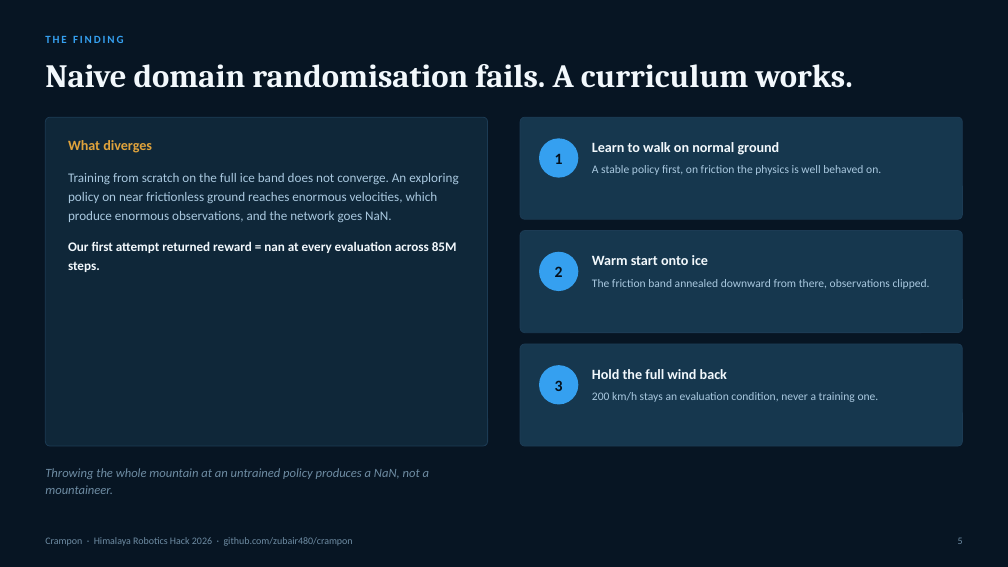
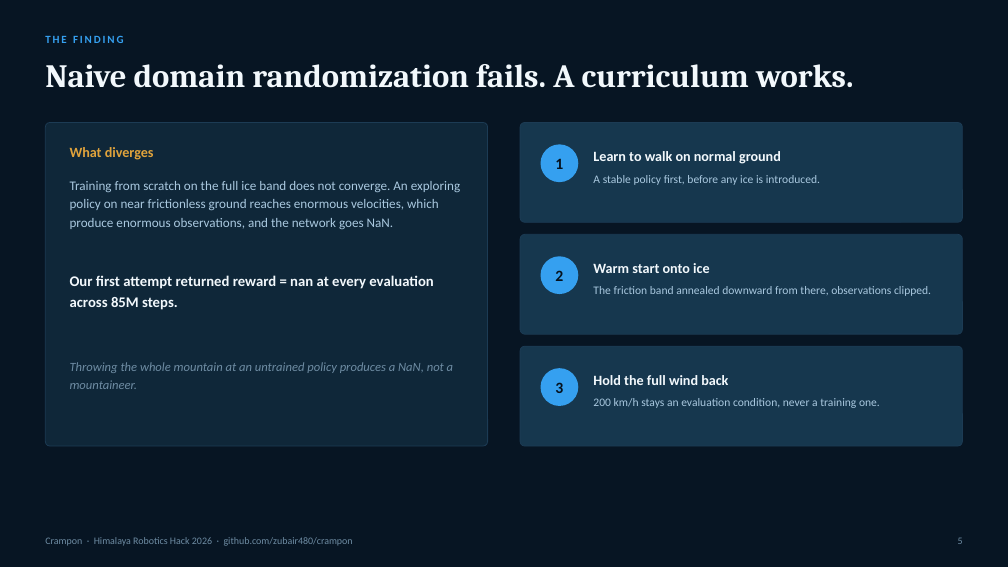
Before and after one commit to zubair480/crampon, a slide deck: slide 5 of crampon_pitch.pptx. Drawn at 1008x567 pixels with LibreOffice and Linux fonts; fonts in the diff are those of the drawing. Boxes give left, top, right and bottom in pixels: in the first picture for what was removed or moved away, otherwise in the second. Text is boxed around its words. In the diff, an @@ line names an element or a change of style, - is before the commit and + after.

Commit message:
Add pitch deck

```diff
--- a/crampon_pitch.pptx
+++ b/crampon_pitch.pptx
@@ text at (45,64,853,88): text changed @@
-Naive domain randomisation fails. A curriculum works.
+Naive domain randomization fails. A curriculum works.
@@ rounded rectangle: place and size @@
-rounded rectangle at (45,117,488,446)
+rounded rectangle at (45,123,488,446)
@@ proportions changed in 3 elements at (520,346,963,446), (520,234,963,334), (520,123,963,222) @@
@@ 3 texts, 2 ellipses, 1 rounded rectangle: place and size @@
-3 texts, 2 ellipses, 1 rounded rectangle at (68,117,963,291)
+3 texts, 2 ellipses, 1 rounded rectangle at (70,123,963,294)
@@ text "Learn to walk on normal ...": place and size @@
-text "Learn to walk on normal ..." at (592,142,780,155)
+text "Learn to walk on normal ..." at (593,151,781,164)
@@ text "Training from scratch on the ...": place and size @@
-text "Training from scratch on the ..." at (68,173,458,272)
+text "Training from scratch on the ..." at (70,181,460,229)
@@ text "Training from scratch on the ..." at (70,181,460,229): less space between paragraphs @@
@@ text at (593,175,820,185): text changed @@
-A stable policy first, on friction the physics is well behaved on.
+A stable policy first, before any ice is introduced.
@@ text at (68,241,457,272): paragraph removed @@
-Our first attempt returned reward = nan at every evaluation across 85M steps.
@@ text "Warm start onto ice": place and size @@
-text "Warm start onto ice" at (592,255,709,265)
+text "Warm start onto ice" at (593,263,710,273)
@@ text added at (70,275,433,310), 14 pt, text #F2F8FC, bold @@
+Our first attempt returned reward = nan at every evaluation across 85M steps.
@@ text "The friction band annealed downward ...": place and size @@
-text "The friction band annealed downward ..." at (592,279,930,289)
+text "The friction band annealed downward ..." at (593,286,931,296)
@@ text "Throwing the whole mountain at ...": place and size @@
-text "Throwing the whole mountain at ..." at (45,468,429,494)
+text "Throwing the whole mountain at ..." at (70,362,453,389)
@@ text "Hold the full wind back": place and size @@
-text "Hold the full wind back" at (592,369,727,379)
+text "Hold the full wind back" at (593,375,728,385)
@@ text "200 km/h stays an evaluation ...": place and size @@
-text "200 km/h stays an evaluation ..." at (592,392,879,402)
+text "200 km/h stays an evaluation ..." at (593,398,880,408)
```
Also in this commit, not shown: 9 other slides changed, 1 other file.
